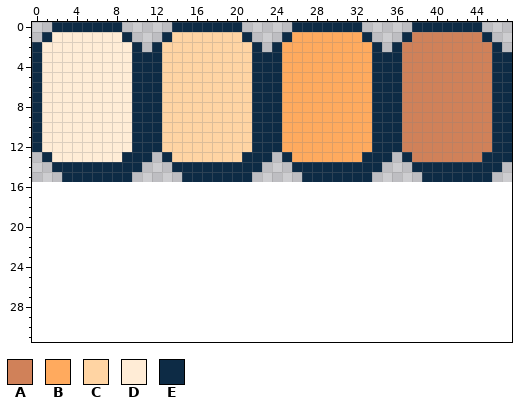
A pixel-art file gets an edit: admin/assets/spritesheets/3-bit-small/aseprite/tiles.aseprite. The picture above was drawn from the file before the commit.
48x16 pixels, 1 frame. The old version is drawn lined up with the new one, on the new canvas.
Palette (. is transparent): A #d08159  B #ffaa5e  C #ffd4a3  D #ffecd6  E #0d2b45
And afterwards:
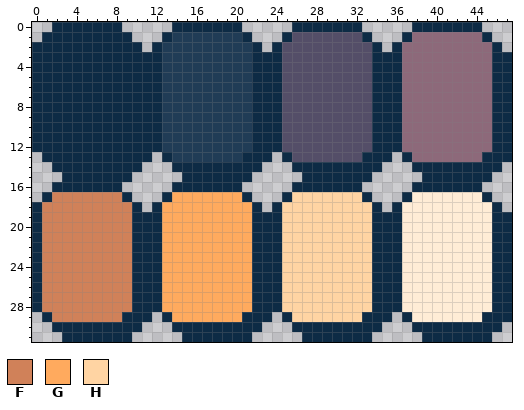
Colours new in this view: F #d08159  G #ffaa5e  H #ffd4a3
From old to new:
canvas 48x16 -> 48x32
colour A: #d08159 -> #8d697a
colour B: #ffaa5e -> #544e68
colour C: #ffd4a3 -> #203c56
Changed rows in their new state; - is a pixel that keeps its letter.
first column x 0:
 1 --EEEEEEE---------------------------------------
 2 -EEEEEEEEE--------------------------------------
 3 -EEEEEEEEE--------------------------------------
 4 -EEEEEEEEE--------------------------------------
 5 -EEEEEEEEE--------------------------------------
 6 -EEEEEEEEE--------------------------------------
 7 -EEEEEEEEE--------------------------------------
 8 -EEEEEEEEE--------------------------------------
 9 -EEEEEEEEE--------------------------------------
10 -EEEEEEEEE--------------------------------------
11 -EEEEEEEEE--------------------------------------
12 -EEEEEEEEE--------------------------------------
13 --EEEEEEE---------------------------------------
16 --EEEEEEE-----EEEEEEE-----EEEEEEE-----EEEEEEE---
17 -EFFFFFFFE---EGGGGGGGE---EHHHHHHHE---EDDDDDDDE--
18 EFFFFFFFFFE-EGGGGGGGGGE-EHHHHHHHHHE-EDDDDDDDDDE-
19 EFFFFFFFFFEEEGGGGGGGGGEEEHHHHHHHHHEEEDDDDDDDDDEE
20 EFFFFFFFFFEEEGGGGGGGGGEEEHHHHHHHHHEEEDDDDDDDDDEE
21 EFFFFFFFFFEEEGGGGGGGGGEEEHHHHHHHHHEEEDDDDDDDDDEE
22 EFFFFFFFFFEEEGGGGGGGGGEEEHHHHHHHHHEEEDDDDDDDDDEE
23 EFFFFFFFFFEEEGGGGGGGGGEEEHHHHHHHHHEEEDDDDDDDDDEE
24 EFFFFFFFFFEEEGGGGGGGGGEEEHHHHHHHHHEEEDDDDDDDDDEE
25 EFFFFFFFFFEEEGGGGGGGGGEEEHHHHHHHHHEEEDDDDDDDDDEE
26 EFFFFFFFFFEEEGGGGGGGGGEEEHHHHHHHHHEEEDDDDDDDDDEE
27 EFFFFFFFFFEEEGGGGGGGGGEEEHHHHHHHHHEEEDDDDDDDDDEE
28 EFFFFFFFFFEEEGGGGGGGGGEEEHHHHHHHHHEEEDDDDDDDDDEE
29 -EFFFFFFFEEE-EGGGGGGGEEE-EHHHHHHHEEE-EDDDDDDDEEE
30 --EEEEEEEEE---EEEEEEEEE---EEEEEEEEE---EEEEEEEEE-
31 ---EEEEEEE-----EEEEEEE-----EEEEEEE-----EEEEEEE--
Where, in picture pixels (left, top, right, bottom), the same in both pictures:
changed: (32, 32, 512, 342)
